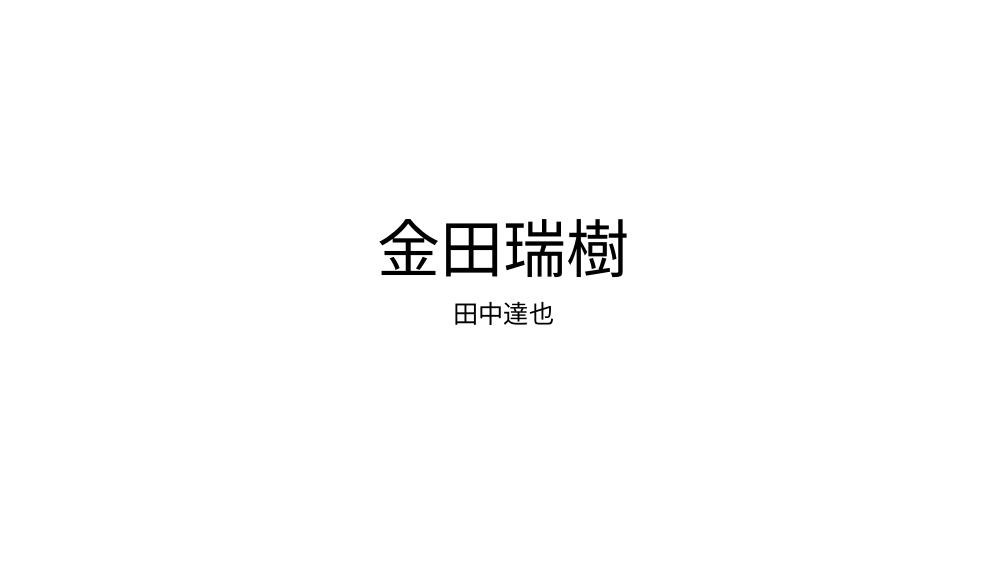
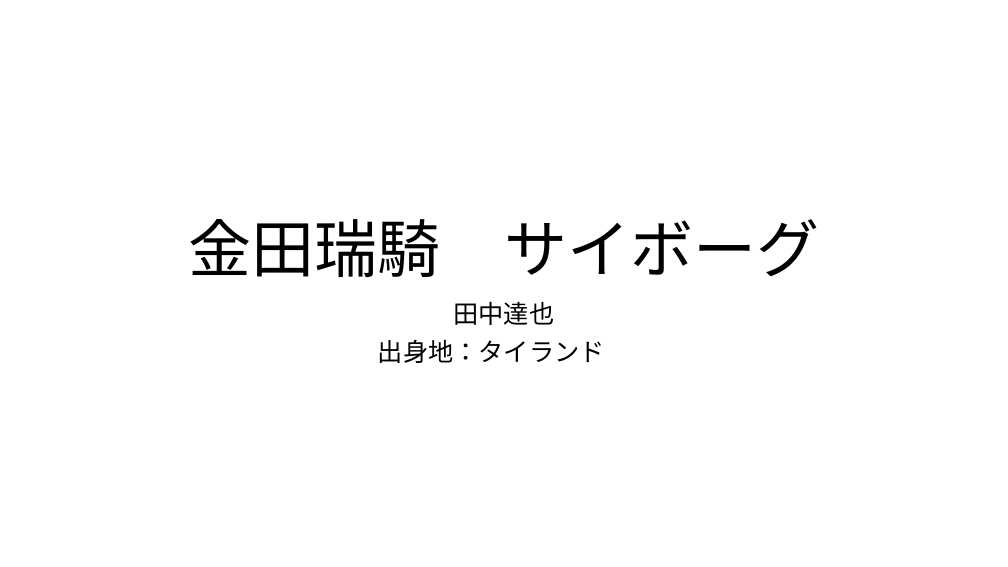
Before and after one commit to Kanataason/GitHub-project, a slide deck: slide 1 of コマンドリスト.pptx. Drawn at 1008x567 pixels with LibreOffice and Linux fonts; fonts in the diff are those of the drawing. Boxes give left, top, right and bottom in pixels: in the first picture for what was removed or moved away, otherwise in the second. Text is boxed around its words. In the diff, an @@ line names an element or a change of style, - is before the commit and + after.

Commit message:
コマンド修正

```diff
--- a/コマンドリスト.pptx
+++ b/コマンドリスト.pptx
@@ title at (189, 219, 819, 277): text changed @@
-金田瑞樹
+金田瑞騎 サイボーグ
@@ subtitle at (378, 339, 605, 363): paragraph added @@
+出身地：タイランド
```
Also in this commit, not shown: 1 other file.
